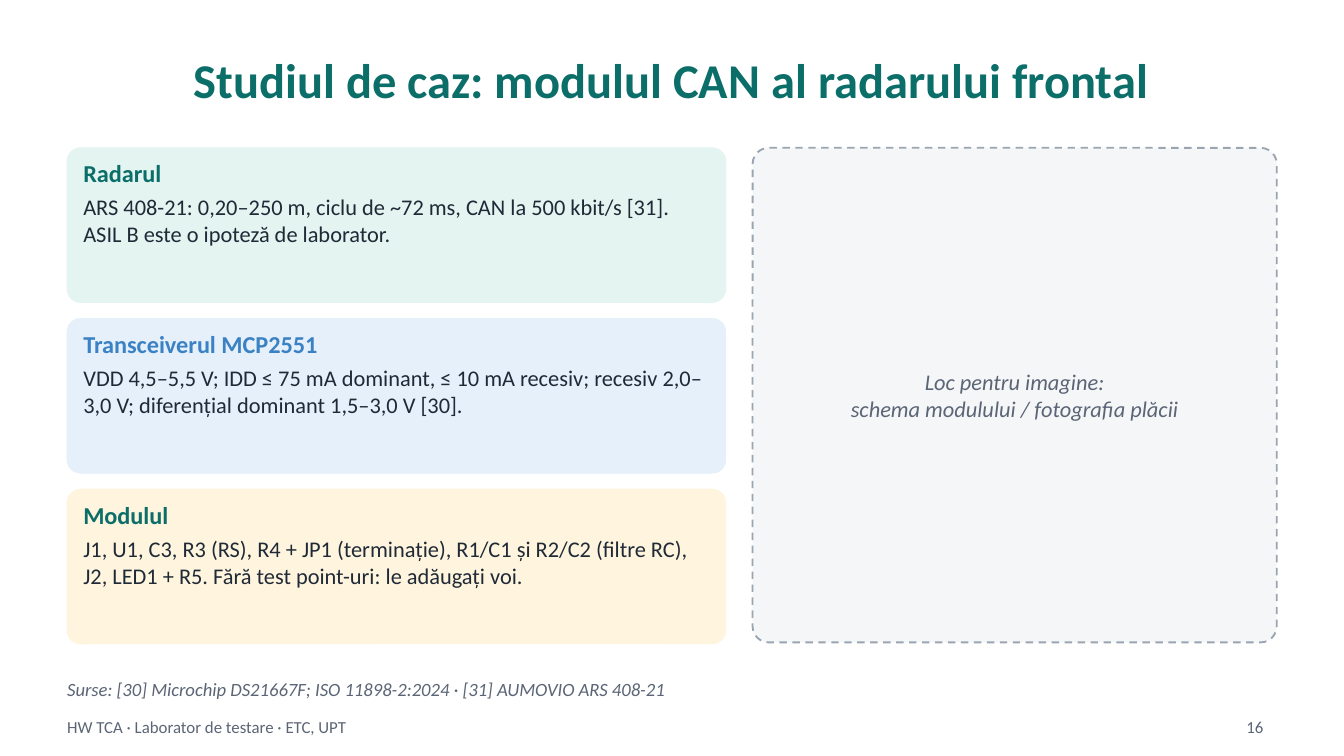
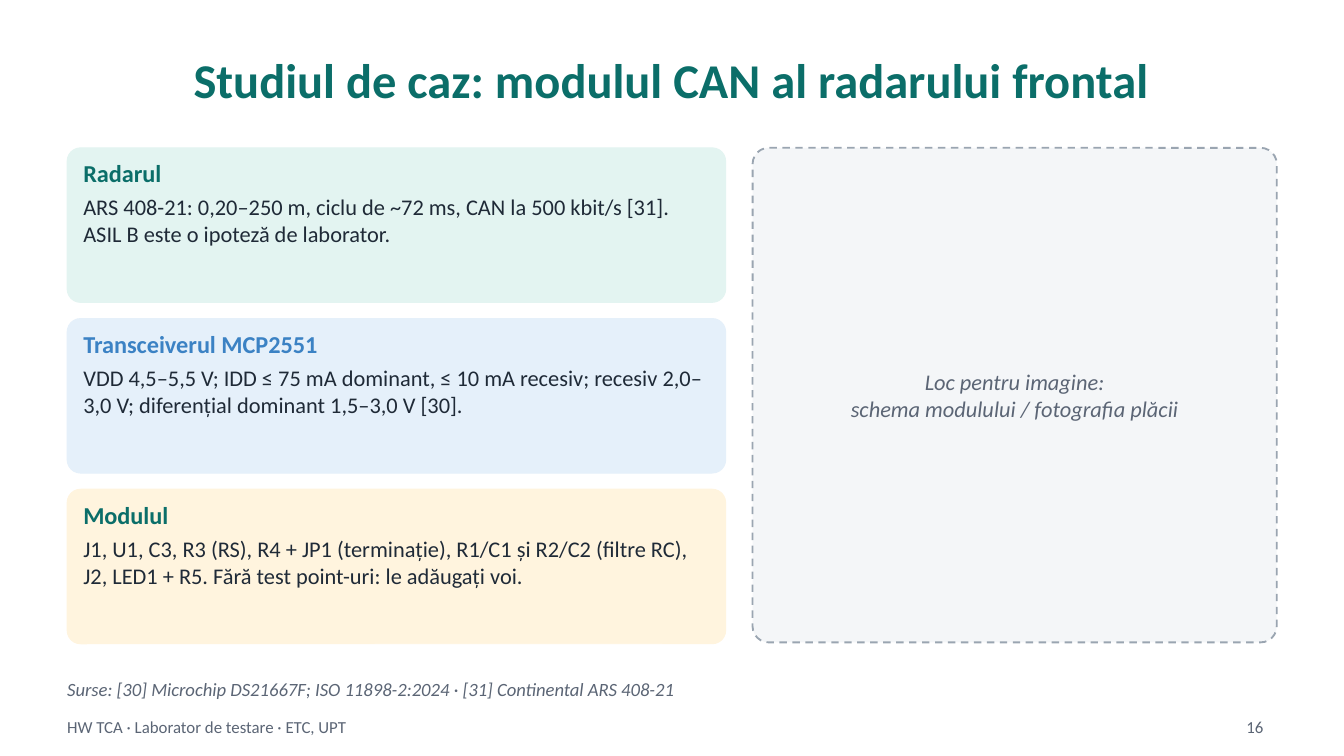
Before and after one commit to madalinatolontan1-ai/sw-tca-lab, a slide deck: slide 16 of materials/HW_TCA_curs_RO.pptx. Drawn at 1344x756 pixels with LibreOffice and Linux fonts; fonts in the diff are those of the drawing. Boxes give left, top, right and bottom in pixels: in the first picture for what was removed or moved away, otherwise in the second. Text is boxed around its words. In the diff, an @@ line names an element or a change of style, - is before the commit and + after.

```diff
--- a/materials/HW_TCA_curs_RO.pptx
+++ b/materials/HW_TCA_curs_RO.pptx
@@ text at [67,682,674,699]: text changed @@
-Surse: [30] Microchip DS21667F; ISO 11898-2:2024 · [31] AUMOVIO ARS 408-21
+Surse: [30] Microchip DS21667F; ISO 11898-2:2024 · [31] Continental ARS 408-21
```
Also in this commit, not shown: 1 other slide changed, 12 other files.
